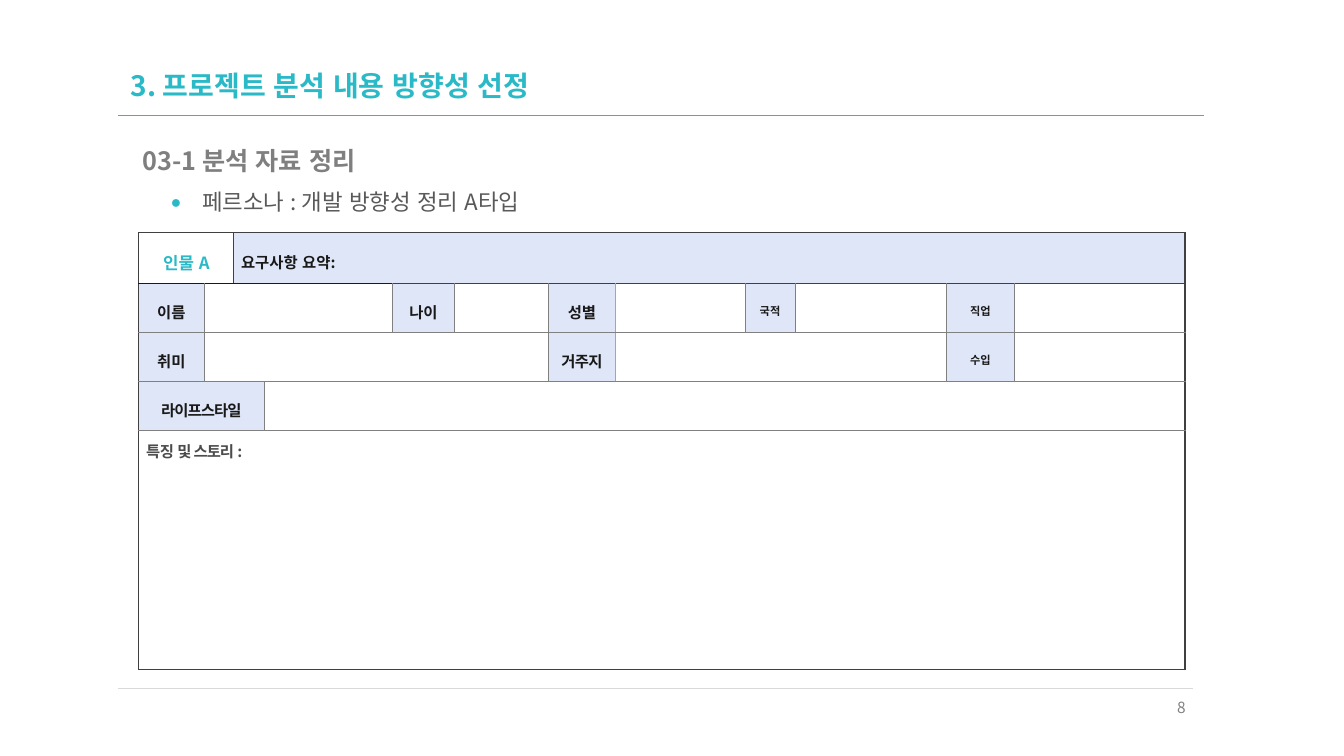
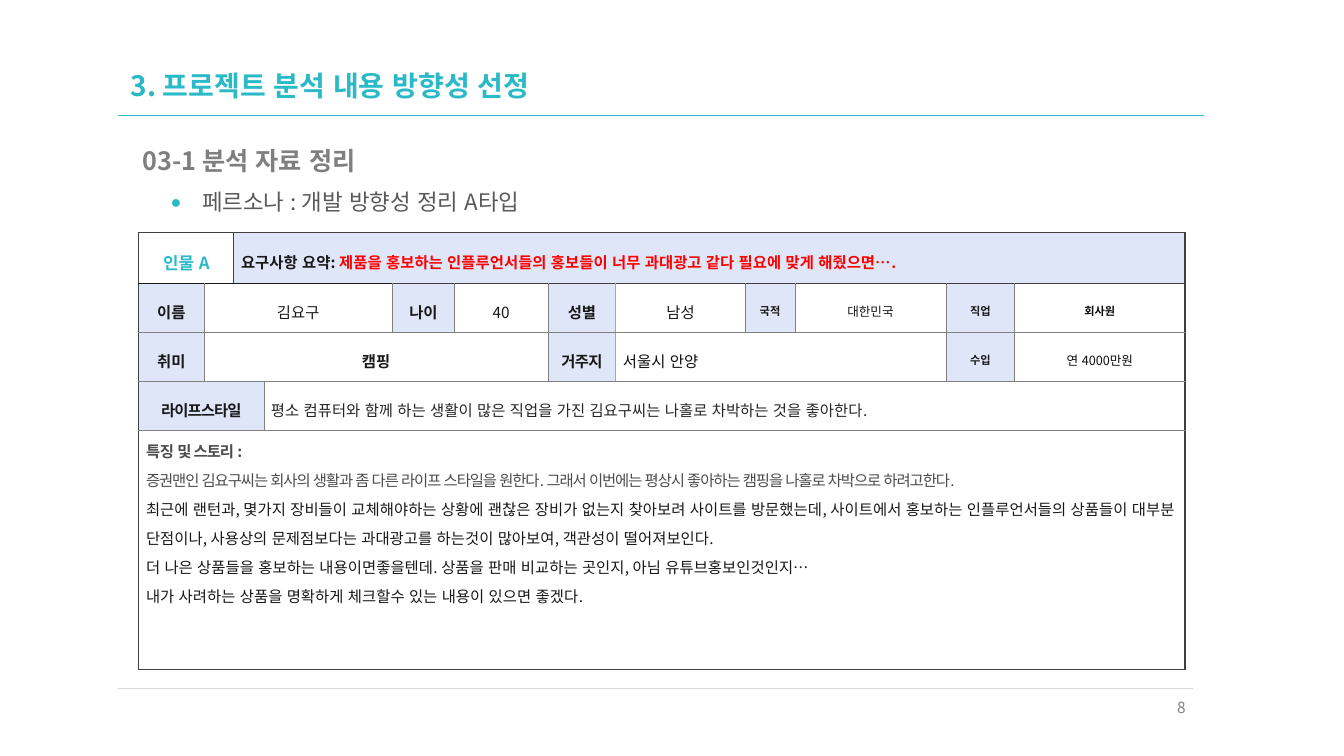
Before and after one commit to xidoWeb/smart_210901, a slide deck: slide 8 of a_asset/n_01_uiux요구분석/n_01_UIUX요구분석_샘플_다나와.pptx. Drawn at 1344x756 pixels with LibreOffice and Linux fonts; fonts in the diff are those of the drawing. Boxes give left, top, right and bottom in pixels: in the first picture for what was removed or moved away, otherwise in the second. Text is boxed around its words. In the diff, an @@ line names an element or a change of style, - is before the commit and + after.

```diff
--- a/a_asset/n_01_uiux요구분석/n_01_UIUX요구분석_샘플_다나와.pptx
+++ b/a_asset/n_01_uiux요구분석/n_01_UIUX요구분석_샘플_다나와.pptx
@@ table at [139, 233, 1186, 670] @@
-row 1, column 3: 요구사항 요약:
+row 1, column 3: 요구사항 요약: 제품을 홍보하는 인플루언서들의 홍보들이 너무 과대광고 같다 필요에 맞게 해줬으면….
-row 2: 이름 |  |  |  | 나이 |  | 성별 |  | 국적 |  | 직업 | 
+row 2: 이름 | 김요구 |  |  | 나이 | 40 | 성별 | 남성 | 국적 | 대한민국 | 직업 | 회사원
-row 3: 취미 |  |  |  |  |  | 거주지 |  |  |  | 수입 | 
+row 3: 취미 | 캠핑 |  |  |  |  | 거주지 | 서울시 안양 |  |  | 수입 | 연 4000만원
-row 4, column 4: 
+row 4, column 4: 평소 컴퓨터와 함께 하는 생활이 많은 직업을 가진 김요구씨는 나홀로 차박하는 것을 좋아한다.
-row 5, column 1: 특징 및 스토리 :
+row 5, column 1: 특징 및 스토리 : / 증권맨인 김요구씨는 회사의 생활과 좀 다른 라이프 스타일을 원한다. 그래서 이번에는 평상시 좋아하는 캠핑을 나홀로 차박으로 하려고한다. / 최근에 랜턴과, 몇가지 장비들이 교체해야하는 상황에 괜찮은 장비가 없는지 찾아보려 사이트를 방문했는데, 사이트에서 홍보하는 인플루언서들의 상품들이 대부분 단점이나, 사용상의 문제점보다는 과대광고를 하는것이 많아보여, 객관성이 떨어져보인다. / 더 나은 상품들을 홍보하는 내용이면좋을텐데. 상품을 판매 비교하는 곳인지, 아님 유튜브홍보인것인지… / 내가 사려하는 상품을 명확하게 체크할수 있는 내용이 있으면 좋겠다.
```
Also in this commit, not shown: 10 other slides changed.
